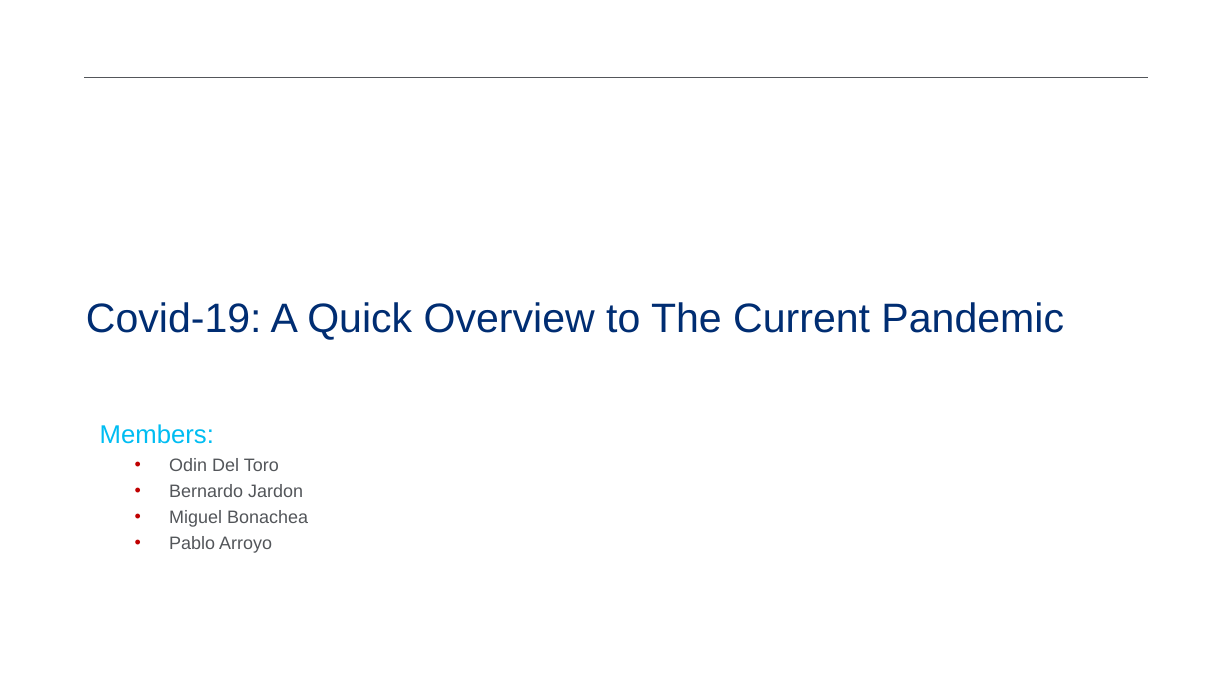
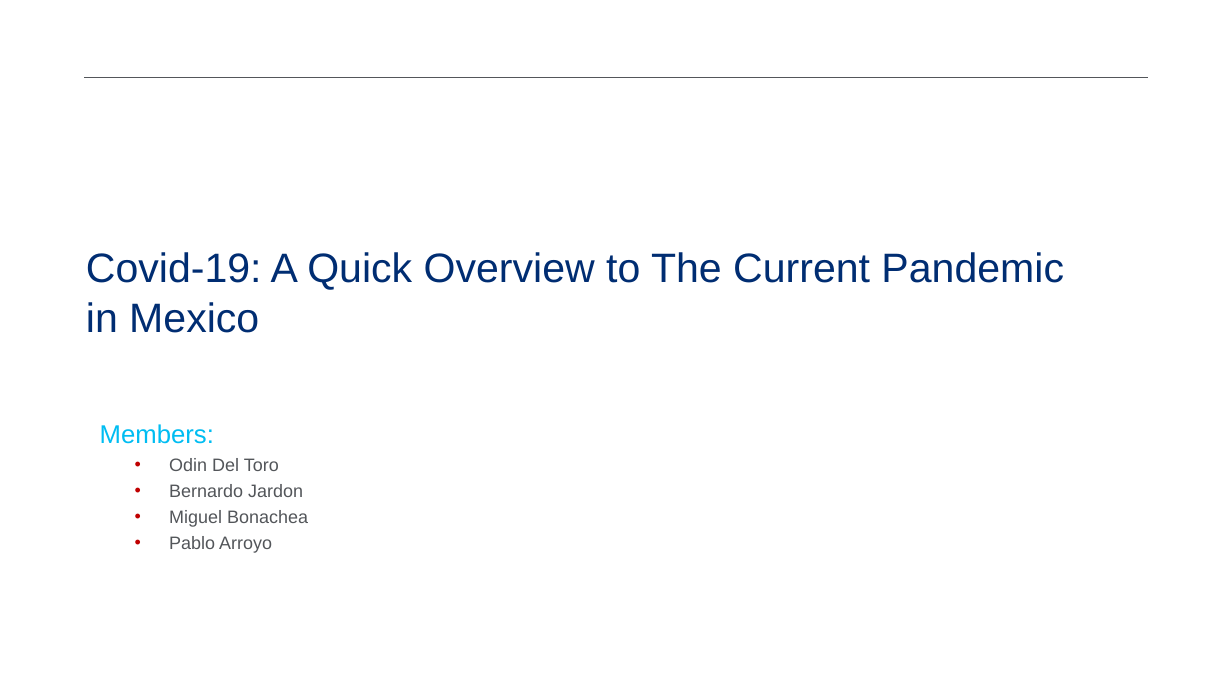
Before and after one commit to millennial-web/team-project-1-covid19-mx, a slide deck: slide 1 of Covid-19 in Mexico analysis.pptx. Drawn at 1232x693 pixels with LibreOffice and Linux fonts; fonts in the diff are those of the drawing; background and template pictures are left out. Boxes give left, top, right and bottom in pixels: in the first picture for what was removed or moved away, otherwise in the second. Text is boxed around its words. In the diff, an @@ line names an element or a change of style, - is before the commit and + after.

```diff
--- a/Covid-19 in Mexico analysis.pptx
+++ b/Covid-19 in Mexico analysis.pptx
@@ title at <box>86,252,1064,333</box>: text changed @@
-Covid-19: A Quick Overview to The Current Pandemic
+Covid-19: A Quick Overview to The Current Pandemic in Mexico
```
Also in this commit, not shown: 3 other slides changed, 2 other files.
